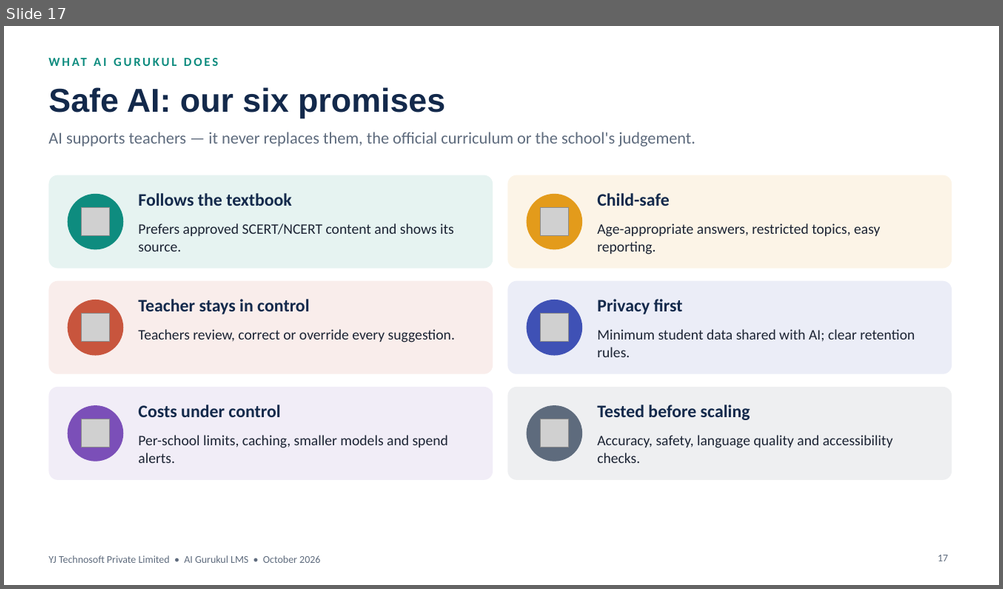
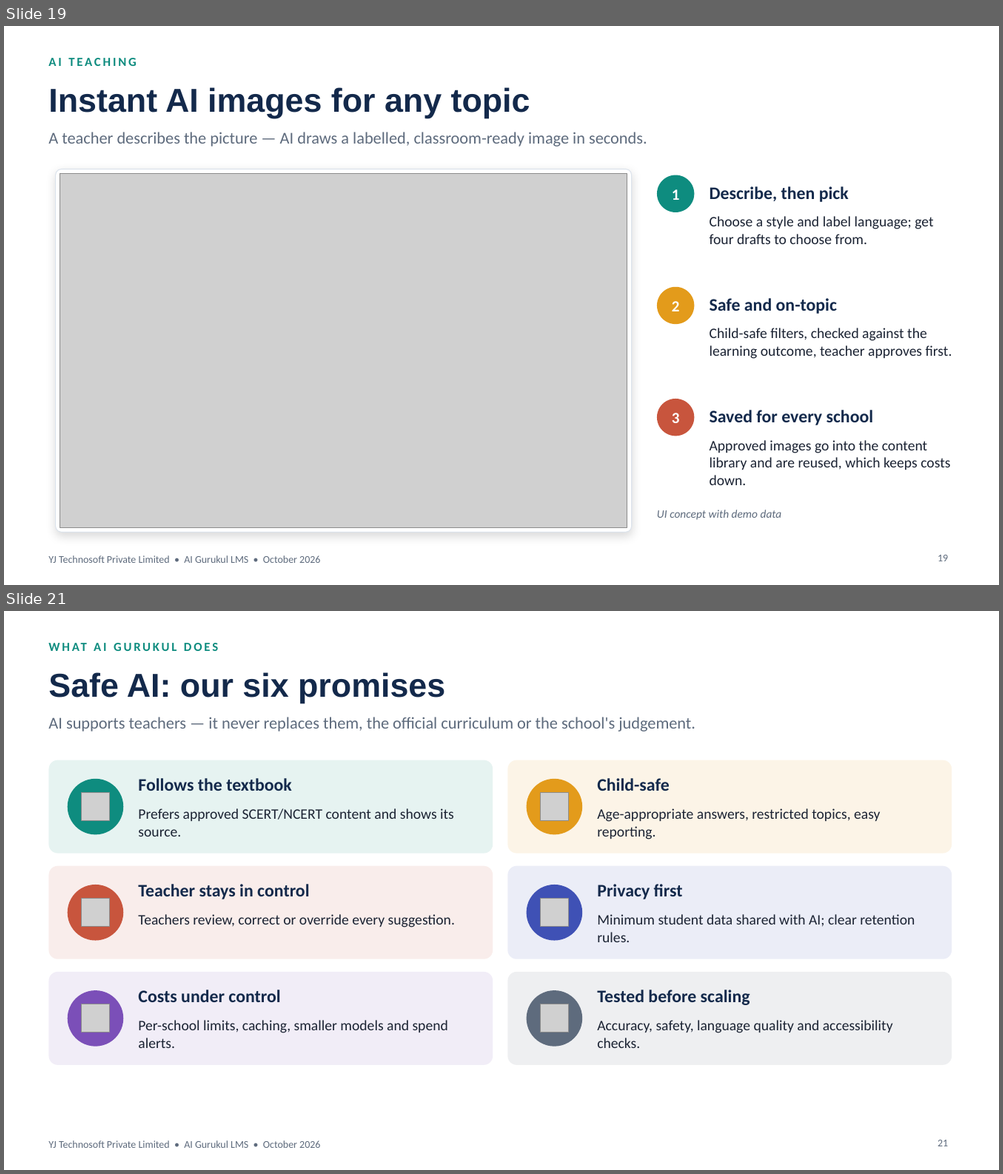
Before and after one commit to yatindradhurwe/yjtechnosoft, a slide deck: AI_Gurukul_Chhattisgarh_Edition.pptx. Shown one above the other, each under a label of ours: slide 17 before the commit, slides 19 and 21 after it; the slides between them are not shown. The pictures are 1003x589 and 1003x1174 pixels, drawn with LibreOffice and Linux fonts; fonts in the diff are those of the drawing; grey boxes stand for pictures. Boxes give left, top, right and bottom in pixels: in the first picture for what was removed or moved away, otherwise in the second. Text is boxed around its words. In the diff, an @@ line names an element or a change of style, - is before the commit and + after.

```diff
--- a/AI_Gurukul_Chhattisgarh_Edition.pptx
+++ b/AI_Gurukul_Chhattisgarh_Edition.pptx
@@ slide 19 added at (x1=4, y1=26, x2=999, y2=585), background #FFFFFF; not listed: 1 template element that a slide beside it also shows @@
@@ text added at (x1=48, y1=58, x2=136, y2=66), 12 pt, text #0E8C7F, bold @@
+AI TEACHING
@@ title added at (x1=48, y1=87, x2=530, y2=118), 32 pt, text #13294B, bold @@
+Instant AI images for any topic
@@ text added at (x1=48, y1=132, x2=647, y2=147), 16 pt, text #5E6B7D @@
+A teacher describes the picture — AI draws a labelled, classroom-ready image in seconds.
@@ rounded rectangle added at (x1=56, y1=170, x2=632, y2=533), fill #FFFFFF, outline #DCE3EC 0.75 pt @@
@@ picture added at (x1=60, y1=174, x2=627, y2=528) @@
@@ ellipse added at (x1=657, y1=175, x2=694, y2=212), fill #0E8C7F @@
@@ text added at (x1=671, y1=190, x2=680, y2=200), 15 pt, text #FFFFFF, bold @@
+1
@@ text added at (x1=709, y1=187, x2=848, y2=202), 17 pt, text #13294B, bold @@
+Describe, then pick
@@ text added at (x1=709, y1=216, x2=933, y2=244), 14 pt, text #1B2333 @@
+Choose a style and label language; get four drafts to choose from.
@@ ellipse added at (x1=657, y1=287, x2=694, y2=324), fill #E39B1B @@
@@ text added at (x1=671, y1=301, x2=680, y2=312), 15 pt, text #FFFFFF, bold @@
+2
@@ text added at (x1=709, y1=298, x2=836, y2=314), 17 pt, text #13294B, bold @@
+Safe and on-topic
@@ text added at (x1=709, y1=328, x2=952, y2=359), 14 pt, text #1B2333 @@
+Child-safe filters, checked against the learning outcome, teacher approves first.
@@ ellipse added at (x1=657, y1=399, x2=694, y2=437), fill #C8553D @@
@@ text added at (x1=671, y1=413, x2=680, y2=423), 15 pt, text #FFFFFF, bold @@
+3
@@ text added at (x1=709, y1=410, x2=874, y2=426), 17 pt, text #13294B, bold @@
+Saved for every school
@@ text added at (x1=709, y1=440, x2=950, y2=486), 14 pt, text #1B2333 @@
+Approved images go into the content library and are reused, which keeps costs down.
@@ text added at (x1=657, y1=510, x2=782, y2=520), 11 pt, text #5E6B7D, italic @@
+UI concept with demo data
@@ page number added at (x1=937, y1=555, x2=948, y2=562), 10 pt, text #5E6B7D @@
+19
@@ what was slide 17 is now slide 21 @@
@@ page number at (x1=937, y1=1140, x2=948, y2=1147): text changed @@
-17
+21
```
Also in this commit, not shown: 1 slide changed, 11 other slides added, 23 other files.
